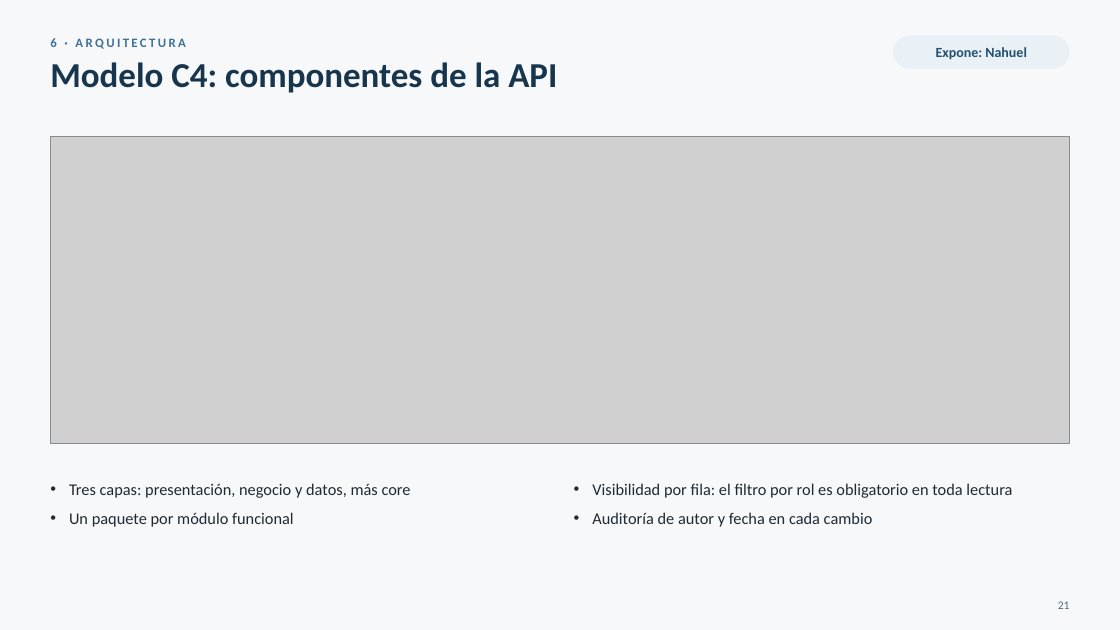
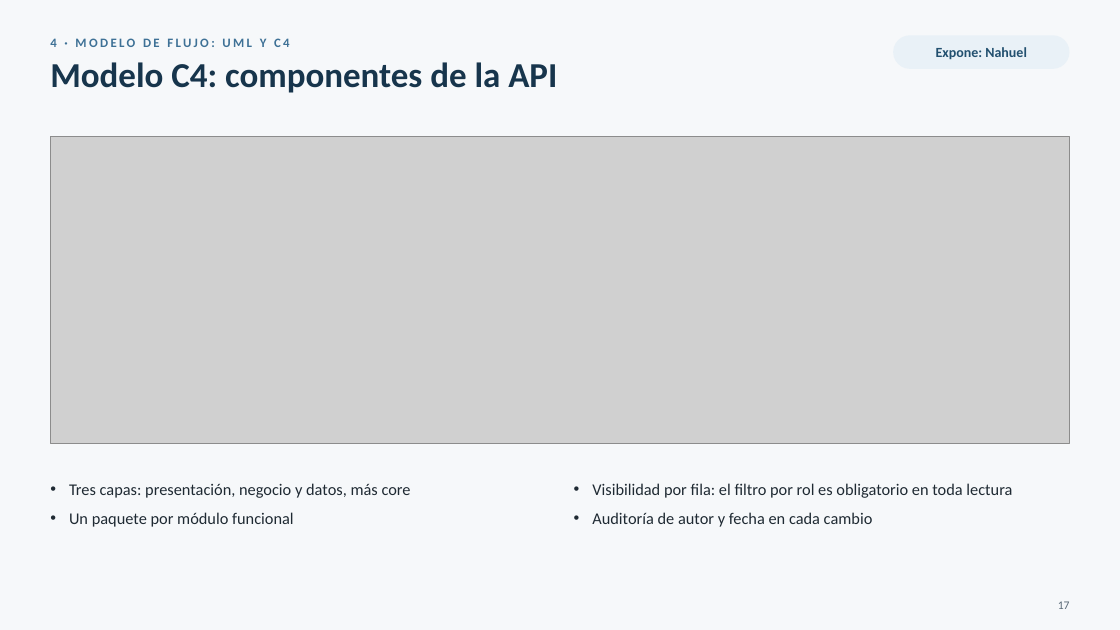
Before and after one commit to FranLuciano04/Vault-Rumbo, a slide deck: slide 17 of 07-Entregables/PC1/Rumbo — PC1 (presentación).pptx (slide 21 before the commit). Drawn at 1120x630 pixels with LibreOffice and Linux fonts; fonts in the diff are those of the drawing; grey boxes stand for pictures. Boxes give left, top, right and bottom in pixels: in the first picture for what was removed or moved away, otherwise in the second. Text is boxed around its words. In the diff, an @@ line names an element or a change of style, - is before the commit and + after.

```diff
--- a/07-Entregables/PC1/Rumbo — PC1 (presentación).pptx
+++ b/07-Entregables/PC1/Rumbo — PC1 (presentación).pptx
@@ text at [50, 38, 290, 47]: text changed @@
-6 · ARQUITECTURA
+4 · MODELO DE FLUJO: UML Y C4
@@ text at [1058, 601, 1070, 609]: text changed @@
-21
+17
```
Also in this commit, not shown: 21 other slides changed, 4 slides added, 1 slide removed, 10 other files.
